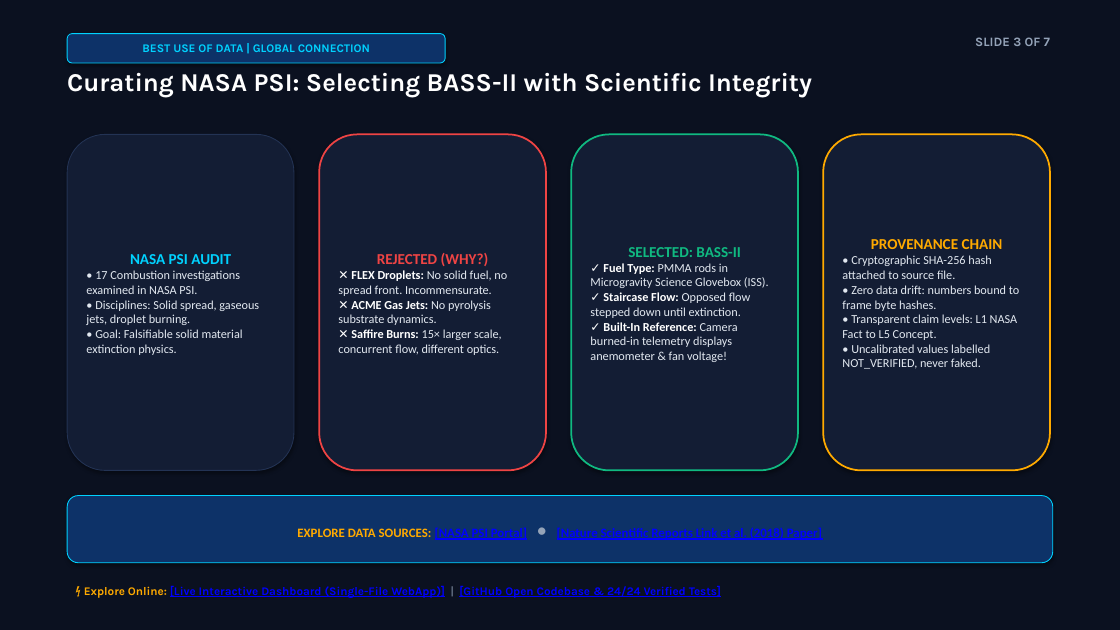
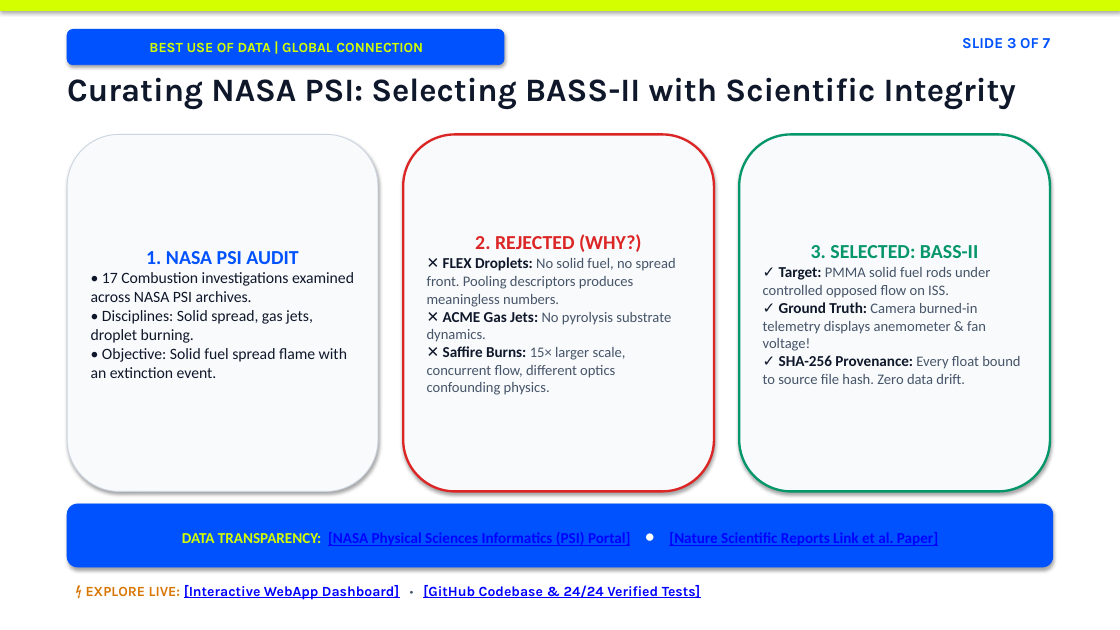
Before and after one commit to parthcoep-bot/Nasa-Space-app-challenge, a slide deck: slide 3 of FLARE-X_NASA_Space_Apps_7Slides.pptx. Drawn at 1120x630 pixels with LibreOffice and Linux fonts; fonts in the diff are those of the drawing. Boxes give left, top, right and bottom in pixels: in the first picture for what was removed or moved away, otherwise in the second. Text is boxed around its words. In the diff, an @@ line names an element or a change of style, - is before the commit and + after.

```diff
--- a/FLARE-X_NASA_Space_Apps_7Slides.pptx
+++ b/FLARE-X_NASA_Space_Apps_7Slides.pptx
@@ rectangle at [0,0,1120,630]: fill #0B1120 to #FFFFFF; outline #0B1120 0.75 pt to #FFFFFF 0.75 pt @@
@@ rectangle added at [0,0,1120,10], fill #D4FF00, outline #D4FF00 0.75 pt @@
@@ rounded rectangle "BEST USE OF DATA | ...": place and size @@
-rounded rectangle "BEST USE OF DATA | ..." at [67,34,445,63]
+rounded rectangle "BEST USE OF DATA | ..." at [67,29,504,65]
@@ rounded rectangle "BEST USE OF DATA | ..." at [67,29,504,65]: size 10 to 12 pt, text colour #00D2FF to #D4FF00; fill #0D3268 to #0052FF; outline #00D2FF 0.75 pt to #0052FF 0.75 pt @@
@@ text "SLIDE 3 OF 7": place and size @@
-text "SLIDE 3 OF 7" at [975,37,1050,46]
+text "SLIDE 3 OF 7" at [962,38,1051,49]
@@ text "SLIDE 3 OF 7" at [962,38,1051,49]: size 11 to 13 pt, text colour #94A3B8 to #0052FF @@
@@ text "Curating NASA PSI: Selecting BASS-II ..." at [67,77,1016,110]: size 22 to 28 pt, text colour #FFFFFF to #0F172A @@
@@ rounded rectangle "1. NASA PSI AUDIT": place and size @@
-rounded rectangle "1. NASA PSI AUDIT" at [67,134,294,471]
+rounded rectangle "1. NASA PSI AUDIT" at [67,134,378,492]
@@ rounded rectangle "1. NASA PSI AUDIT" at [67,134,378,492]: fill #131D34 to #F8FAFC; outline #233354 0.75 pt to #CBD5E1 0.75 pt @@
@@ rounded rectangle "2. REJECTED (WHY?)": place and size @@
-rounded rectangle "2. REJECTED (WHY?)" at [319,134,546,471]
+rounded rectangle "2. REJECTED (WHY?)" at [403,134,714,492]
@@ rounded rectangle "2. REJECTED (WHY?)" at [403,134,714,492]: fill #131D34 to #F8FAFC; outline #EF4444 1.5 pt to #DC2626 2 pt @@
@@ rounded rectangle removed at [571,134,798,471] @@
-SELECTED: BASS-II
-✓ Fuel Type: PMMA rods in Microgravity Science Glovebox (ISS).
-✓ Staircase Flow: Opposed flow stepped down until extinction.
-✓ Built-In Reference: Camera burned-in telemetry displays anemometer & fan voltage!
@@ rounded rectangle "3. SELECTED: BASS-II": place and size @@
-rounded rectangle "3. SELECTED: BASS-II" at [823,134,1050,471]
+rounded rectangle "3. SELECTED: BASS-II" at [739,134,1050,492]
@@ rounded rectangle "3. SELECTED: BASS-II" at [739,134,1050,492]: fill #131D34 to #F8FAFC; outline #FFAA00 1.5 pt to #059669 2 pt @@
@@ text in rounded rectangle at [427,234,676,307]: text changed; size 10.5 to 12.5 pt; text colour #E2E8F0 to #475569 @@
-REJECTED (WHY?)
-✕ FLEX Droplets: No solid fuel, no spread front. Incommensurate.
+2. REJECTED (WHY?)
+✕ FLEX Droplets: No solid fuel, no spread front. Pooling descriptors produces meaningless numbers.
@@ text in rounded rectangle at [91,251,354,378]: text changed; size 10.5 to 13.5 pt; text colour #E2E8F0 to #0F172A @@
-NASA PSI AUDIT
-• 17 Combustion investigations examined in NASA PSI.
-• Disciplines: Solid spread, gaseous jets, droplet burning.
-• Goal: Falsifiable solid material extinction physics.
+1. NASA PSI AUDIT
+• 17 Combustion investigations examined across NASA PSI archives.
+• Disciplines: Solid spread, gas jets, droplet burning.
+• Objective: Solid fuel spread flame with an extinction event.
@@ text in rounded rectangle at [763,245,1020,384]: text changed; size 10.5 to 12.5 pt; text colour #E2E8F0 to #475569 @@
-PROVENANCE CHAIN
-• Cryptographic SHA-256 hash attached to source file.
-• Zero data drift: numbers bound to frame byte hashes.
-• Transparent claim levels: L1 NASA Fact to L5 Concept.
-• Uncalibrated values labelled NOT_VERIFIED, never faked.
+3. SELECTED: BASS-II
+✓ Target: PMMA solid fuel rods under controlled opposed flow on ISS.
+✓ Ground Truth: Camera burned-in telemetry displays anemometer & fan voltage!
+✓ SHA-256 Provenance: Every float bound to source file hash. Zero data drift.
@@ text in rounded rectangle at [427,312,671,342]: size 10.5 to 13 pt, text colour #FFFFFF to #0F172A in "✕ ACME Gas Jets:"; size 10.5 to 12.5 pt, text colour #E2E8F0 to #475569 in "No pyrolysis substrate dynamics." @@
@@ text in rounded rectangle at [427,346,626,395]: text changed; size 10.5 to 12.5 pt; text colour #E2E8F0 to #475569 @@
-✕ Saffire Burns: 15× larger scale, concurrent flow, different optics.
+✕ Saffire Burns: 15× larger scale, concurrent flow, different optics confounding physics.
@@ rounded rectangle "DATA TRANSPARENCY: [NASA Physical Sciences ...": place and size @@
-rounded rectangle "DATA TRANSPARENCY: [NASA Physical Sciences ..." at [67,496,1053,563]
+rounded rectangle "DATA TRANSPARENCY: [NASA Physical Sciences ..." at [67,504,1053,567]
@@ rounded rectangle "DATA TRANSPARENCY: [NASA Physical Sciences ..." at [67,504,1053,567]: fill #0D3268 to #0052FF; outline #00D2FF 0.75 pt to #0052FF 0.75 pt @@
@@ text in rounded rectangle at [182,532,938,546]: text changed; size 11 to 13 pt @@
-EXPLORE DATA SOURCES: [NASA PSI Portal] • [Nature Scientific Reports Link et al. (2018) Paper]
+DATA TRANSPARENCY: [NASA Physical Sciences Informatics (PSI) Portal] • [Nature Scientific Reports Link et al. Paper]
@@ text at [86,585,701,600]: text changed; size 10 to 12 pt @@
-⚡ Explore Online: [Live Interactive Dashboard (Single-File WebApp)] | [GitHub Open Codebase & 24/24 Verified Tests]
+⚡ EXPLORE LIVE: [Interactive WebApp Dashboard] • [GitHub Codebase & 24/24 Verified Tests]
```
Also in this commit, not shown: 5 other slides changed, 1 slide added, 1 slide removed, 9 other files.
